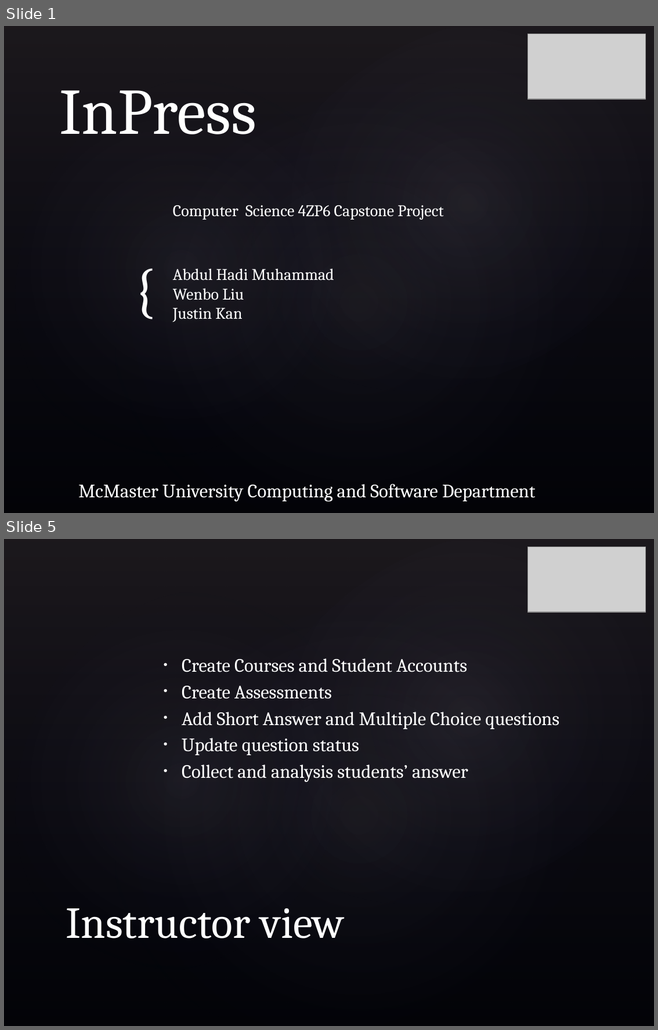
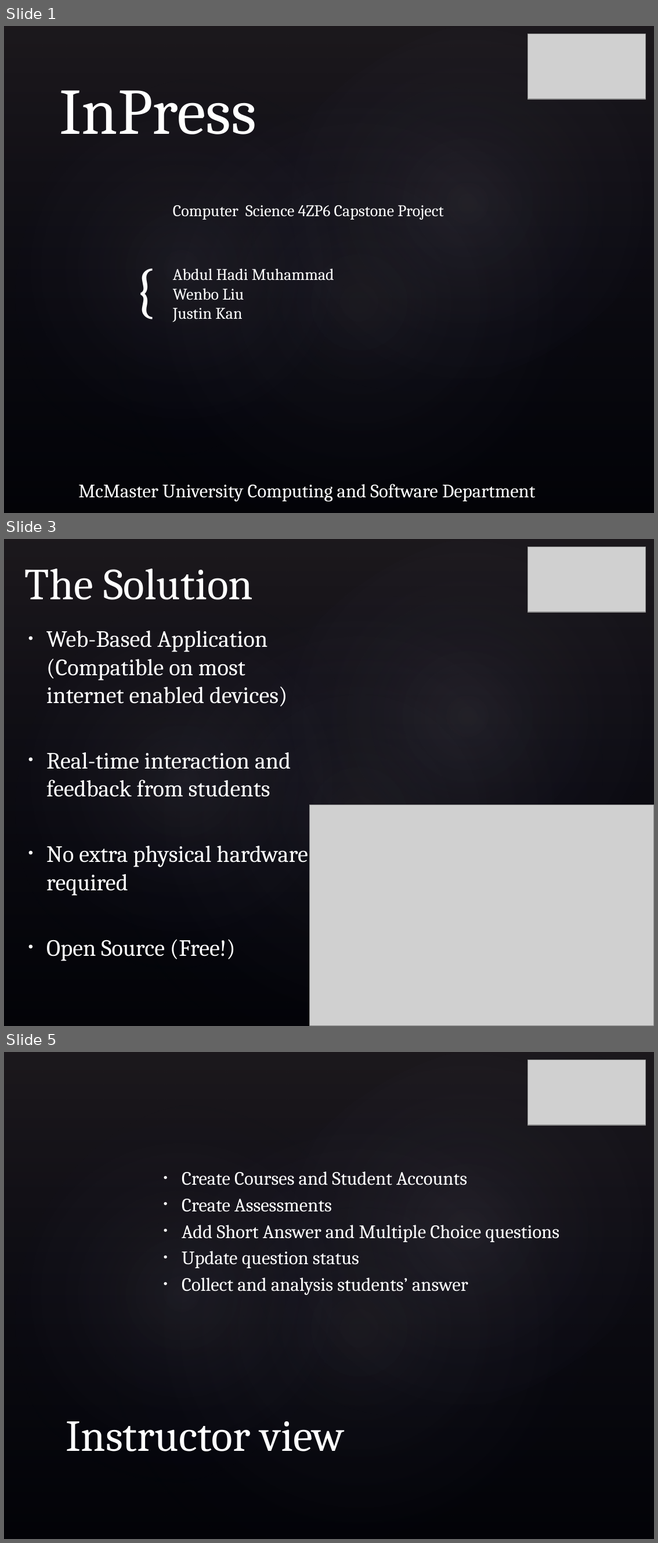
Before and after one commit to hadimuhammad/InPress, a slide deck: Documentation/Presentation.pptx. Shown one above the other, each under a label of ours: slides 1 and 5 before the commit, slides 1, 3 and 5 after it; the slides between them are not shown. The pictures are 658x1030 and 658x1543 pixels, drawn with LibreOffice and Linux fonts; fonts in the diff are those of the drawing; grey boxes stand for pictures; background and template pictures are left out. Boxes give left, top, right and bottom in pixels: in the first picture for what was removed or moved away, otherwise in the second. Text is boxed around its words. In the diff, an @@ line names an element or a change of style, - is before the commit and + after.

```diff
--- a/Documentation/Presentation.pptx
+++ b/Documentation/Presentation.pptx
@@ slide 3 added at [4,539,654,1026], background picture (left out); not listed: 4 template elements that a slide beside it also shows @@
@@ picture added at [527,547,645,611] @@
@@ title added at [25,569,253,600], 49 pt, text #FFFFFF @@
+The Solution
@@ text added at [46,631,307,961], 25.9 pt, text #FFFFFF @@
+• Web-Based Application (Compatible on most internet enabled devices)
+• Real-time interaction and feedback from students
+• No extra physical hardware required
+• Open Source (Free!)
@@ picture added at [309,805,654,1026] @@
```
Also in this commit, not shown: 2 slides changed, 1 slide removed.
